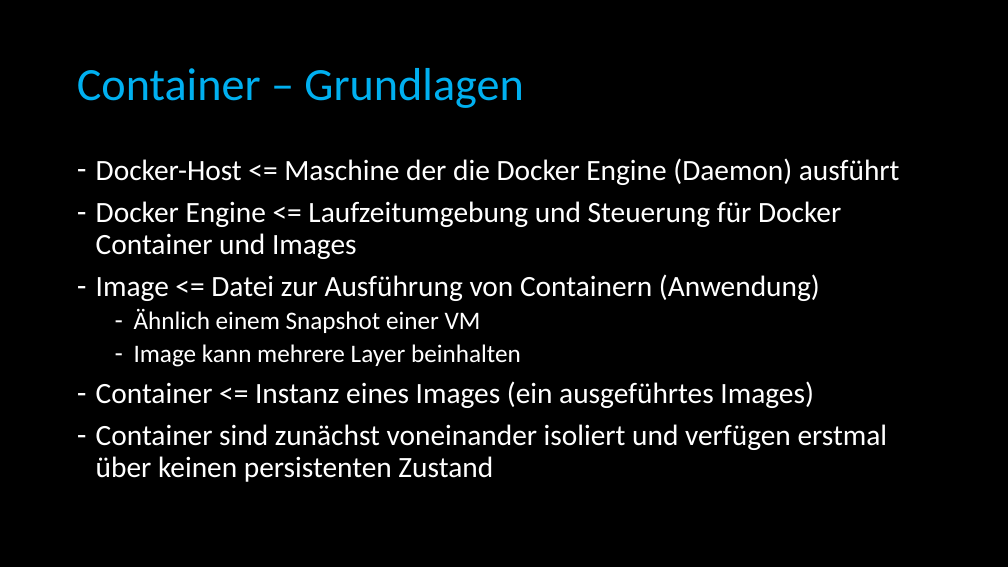
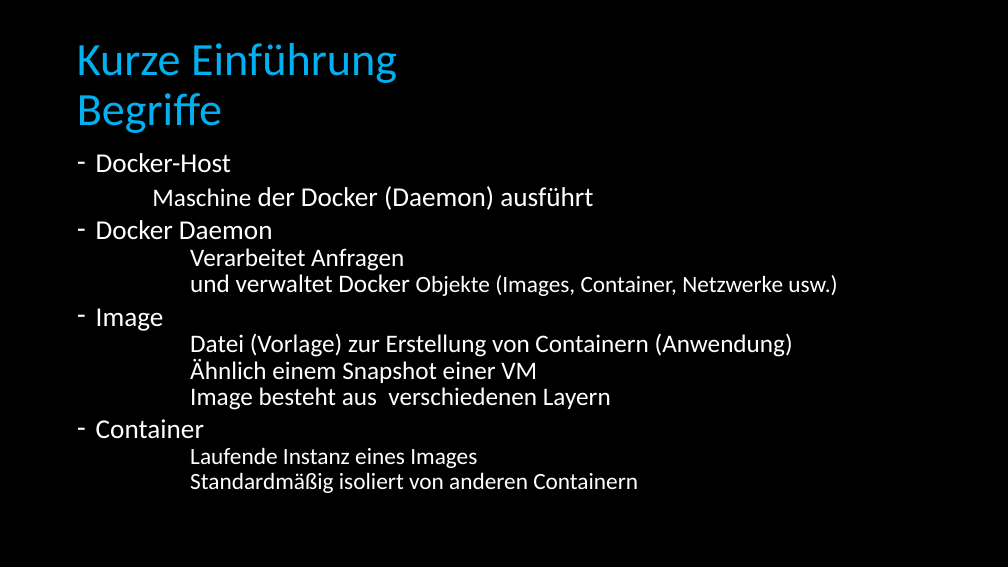
Before and after one commit to BadMadDev/workshop, a slide deck: slide 9 of docs/Docker Workshop.de.pptx (slide 6 before the commit). Drawn at 1008x567 pixels with LibreOffice and Linux fonts; fonts in the diff are those of the drawing. Boxes give left, top, right and bottom in pixels: in the first picture for what was removed or moved away, otherwise in the second. Text is boxed around its words. In the diff, an @@ line names an element or a change of style, - is before the commit and + after.

Commit message:
Updating slides

```diff
--- a/docs/Docker Workshop.de.pptx
+++ b/docs/Docker Workshop.de.pptx
@@ title at (77,43,397,133): text changed @@
-Container – Grundlagen
+Kurze Einführung
+Begriffe
@@ text at (96,153,837,357): text changed; size 28 to 24.1 pt @@
-– Docker-Host <= Maschine der die Docker Engine (Daemon) ausführt
-– Docker Engine <= Laufzeitumgebung und Steuerung für Docker Container und Images
-– Image <= Datei zur Ausführung von Containern (Anwendung)
+– Docker-Host
+Maschine der Docker (Daemon) ausführt
+– Docker Daemon
+  Verarbeitet Anfragen
+  und verwaltet Docker Objekte (Images, Container, Netzwerke usw.)
+– Image
+  Datei (Vorlage) zur Erstellung von Containern (Anwendung)
@@ text at (190,359,537,383): size 24 to 24.1 pt in "Ähnlich einem Snapshot einer VM"; bullet - to none; line spacing 0.9 to 0.7 @@
@@ text at (96,387,638,493): text changed; size 28 to 22.2 pt @@
-  – Image kann mehrere Layer beinhalten
-– Container <= Instanz eines Images (ein ausgeführtes Images)
-– Container sind zunächst voneinander isoliert und verfügen erstmal über keinen persistenten Zustand
+  Image besteht aus verschiedenen Layern
+– Container
+  Laufende Instanz eines Images
+  Standardmäßig isoliert von anderen Containern
```
Also in this commit, not shown: 6 other slides changed, 4 slides added, 1 slide removed.
